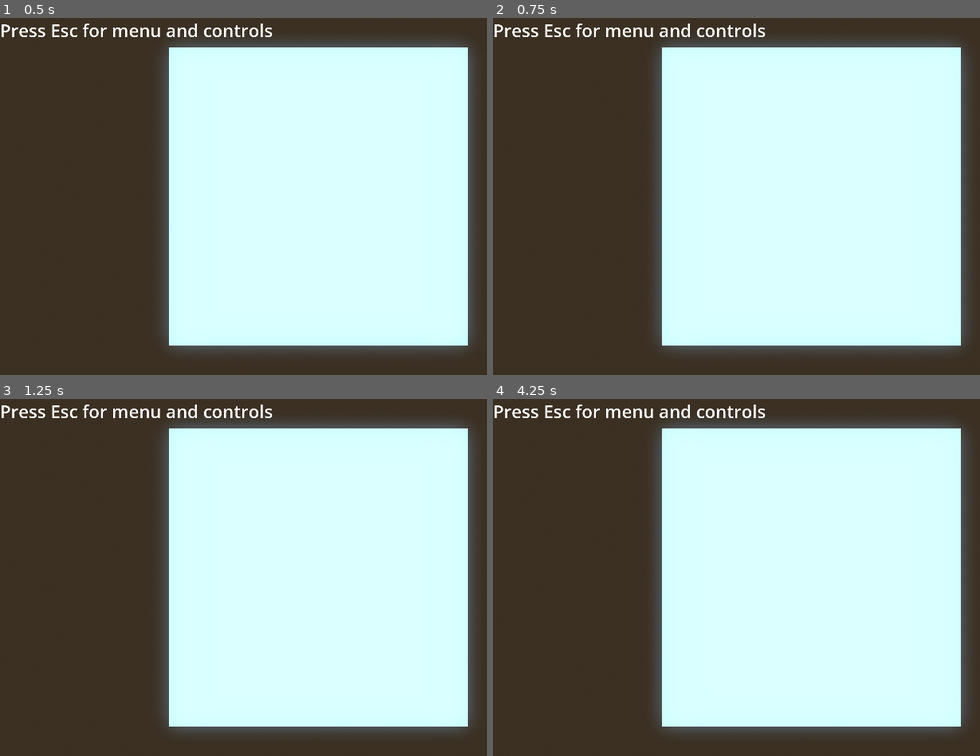
Above: before the commit, frames 1-4 (two rows, left to right).
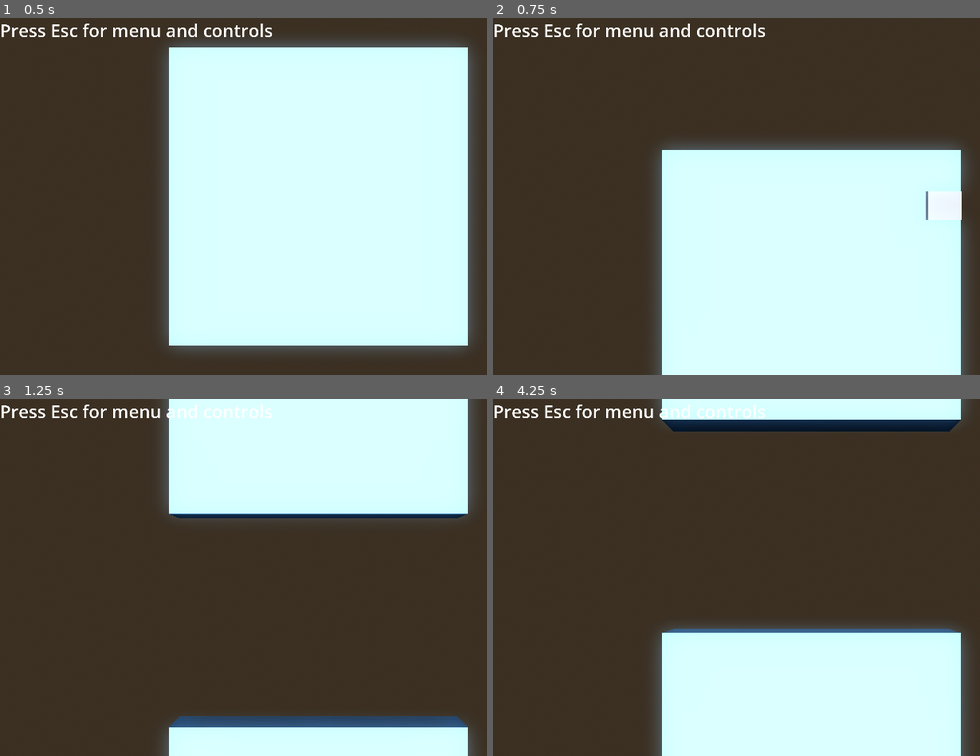
Above: after the commit, the same moments.

Repository: Qwenty228/netcentric
Game: Godot game, scene res://base_level.tscn
The game is run twice, just before and just after one commit, with the same random seed, the same clock (stepped at 60 frames per second) and the same inputs.
Inputs (mouse positions are in pixels of both pictures, inside the frame that each line leads up to):
- Up to frame 1 (0.5 s): no input
- Up to frame 2 (0.75 s): tap Enter (switch_board, bound only after the commit) at 0.5 s; move the mouse to (950, 178) at 0.52 s; tap B (build) at 0.6 s
- Up to frame 3 (1.25 s): tap Enter (switch_board, bound only after the commit) at 0.8 s
- Up to frame 4 (4.25 s): move the mouse to (682, 595) at 1.27 s; tap Enter (switch_board, bound only after the commit) at 1.35, 2.3, 3.8 s; tap B (build) at 1.55, 3.05, 3.6 s; move the mouse to (872, 498) at 2.02 s; tap 1 (boat1) at 2.1 s; move the mouse to (780, 648) at 2.77 s; tap 4 (boat4) at 2.85 s; move the mouse to (outside the picture) at 3.52 s

Frame 1 is identical in both runs. In frame 2, 25% of the frame differs, in the area x 33-98%, y 6-100%; in frame 3, 48%, in the area x 33-98%, y 0-100%; in frame 4, 47%.
Error before the commit: Cannot call method 'local_to_map' on a null value. (res://RayPickerCamera/ray_picker_camera.gd:36)

Commit message:
Opponent board

Diff:
--- a/RayPickerCamera/ray_picker_camera.gd
+++ b/RayPickerCamera/ray_picker_camera.gd
@@ -15,13 +15,7 @@
 # Called every frame. 'delta' is the elapsed time since the previous frame.
 func _process(delta: float) -> void:
 	if Input.is_action_just_pressed("build"):
-		build_mode = !build_mode
-		#get rid of temporary boats if out of build mode
-		if !build_mode:
-			if grid_map.get_cell_item(previous_cell) != 2:
-				if previous_boat!= null:
-					previous_boat.queue_free()
-					grid_map.set_cell_item(previous_cell, 0)
+		toggle_build()
 
 	var mouse_position: Vector2 = get_viewport().get_mouse_position()
 	ray_cast_3d.target_position = project_local_ray_normal(mouse_position) * 500
@@ -32,6 +26,7 @@
 
 		if collider is GridMap:
 			if build_mode:
+				print(collider)
 				var collision_point = ray_cast_3d.get_collision_point()
 				var cell = grid_map.local_to_map(collision_point)
 				var tile_position = grid_map.map_to_local(cell)
@@ -138,3 +133,11 @@
 						grid_map.set_cell_item(cell, 1)
 	else:
 		Input.set_default_cursor_shape(Input.CURSOR_ARROW)
+
+func toggle_build() -> void:
+	build_mode = !build_mode
+	if !build_mode:
+		if grid_map.get_cell_item(previous_cell) != 2:
+			if previous_boat!= null:
+				previous_boat.queue_free()
+				grid_map.set_cell_item(previous_cell, 0)
--- a/base_level.gd
+++ b/base_level.gd
@@ -1,10 +1,29 @@
 extends Node3D
 @onready var menu_screen: Control = $MenuScreen
-@onready var grid_map: GridMap = $GridMap
+@onready var player_map: GridMap = $PlayerBoard/GridMap
+@onready var opponent_grid_map: GridMap = $OppBoard/OpponentGridMap
+@onready var animation_player: AnimationPlayer = $AnimationPlayer
+@onready var ray_picker_camera: Camera3D = $RayPickerCamera
+
+var player_board := true
 
 func _ready() -> void:
 	menu_screen.visible = false
+	ray_picker_camera.grid_map = player_map
 
 func _process(delta: float) -> void:
 	if Input.is_action_just_pressed("menu"):
 		menu_screen.visible = !menu_screen.visible
+
+	if Input.is_action_just_pressed("switch_board"):
+		if player_board:
+			animation_player.play("opp_board")
+			ray_picker_camera.grid_map = opponent_grid_map
+			if ray_picker_camera.build_mode:
+				ray_picker_camera.toggle_build()
+			player_board = !player_board
+		else:
+			animation_player.play("player_board")
+			ray_picker_camera.grid_map = player_map
+			ray_picker_camera.toggle_build()
+			player_board = !player_board
--- a/base_level.tscn
+++ b/base_level.tscn
@@ -38,6 +38,86 @@
 [sub_resource type="LabelSettings" id="LabelSettings_h15kj"]
 font_size = 64
 
+[sub_resource type="Animation" id="Animation_ehr2a"]
+resource_name = "opp_board"
+tracks/0/type = "value"
+tracks/0/imported = false
+tracks/0/enabled = true
+tracks/0/path = NodePath("RayPickerCamera:position")
+tracks/0/interp = 1
+tracks/0/loop_wrap = true
+tracks/0/keys = {
+"times": PackedFloat32Array(0, 1),
+"transitions": PackedFloat32Array(1, 1),
+"update": 0,
+"values": [Vector3(0, 25, 0.02), Vector3(0, 25, -55)]
+}
+
+[sub_resource type="Animation" id="Animation_apf86"]
+length = 0.001
+tracks/0/type = "value"
+tracks/0/imported = false
+tracks/0/enabled = true
+tracks/0/path = NodePath("RayPickerCamera:position")
+tracks/0/interp = 1
+tracks/0/loop_wrap = true
+tracks/0/keys = {
+"times": PackedFloat32Array(0),
+"transitions": PackedFloat32Array(1),
+"update": 0,
+"values": [Vector3(0, 25, 0.02)]
+}
+tracks/1/type = "value"
+tracks/1/imported = false
+tracks/1/enabled = true
+tracks/1/path = NodePath("RayPickerCamera:rotation")
+tracks/1/interp = 1
+tracks/1/loop_wrap = true
+tracks/1/keys = {
+"times": PackedFloat32Array(0),
+"transitions": PackedFloat32Array(1),
+"update": 0,
+"values": [Vector3(-1.5708, 0, 0)]
+}
+
+[sub_resource type="Animation" id="Animation_kaejt"]
+resource_name = "player_board"
+tracks/0/type = "value"
+tracks/0/imported = false
+tracks/0/enabled = true
+tracks/0/path = NodePath("RayPickerCamera:position")
+tracks/0/interp = 1
+tracks/0/loop_wrap = true
+tracks/0/keys = {
+"times": PackedFloat32Array(0, 1),
+"transitions": PackedFloat32Array(1, 1),
+"update": 0,
+"values": [Vector3(0, 25, -55), Vector3(0, 25, 0)]
+}
+
+[sub_resource type="Animation" id="Animation_swi78"]
+resource_name = "test"
+tracks/0/type = "value"
+tracks/0/imported = false
+tracks/0/enabled = true
+tracks/0/path = NodePath("RayPickerCamera:rotation")
+tracks/0/interp = 1
+tracks/0/loop_wrap = true
+tracks/0/keys = {
+"times": PackedFloat32Array(0, 1),
+"transitions": PackedFloat32Array(1, 1),
+"update": 0,
+"values": [Vector3(-1.5708, 0, 0), Vector3(-1.5708, 3.14159, 0)]
+}
+
+[sub_resource type="AnimationLibrary" id="AnimationLibrary_mdmkk"]
+_data = {
+"RESET": SubResource("Animation_apf86"),
+"opp_board": SubResource("Animation_ehr2a"),
+"player_board": SubResource("Animation_kaejt"),
+"test": SubResource("Animation_swi78")
+}
+
 [node name="BaseLevel" type="Node3D"]
 script = ExtResource("1_i2ccr")
 
@@ -48,21 +128,26 @@
 transform = Transform3D(-0.866025, -0.433013, 0.25, 0, 0.5, 0.866025, -0.5, 0.75, -0.433013, 0, 0, 0)
 shadow_enabled = true
 
-[node name="Ground" type="CSGBox3D" parent="."]
+[node name="PlayerBoard" type="Node3D" parent="."]
+
+[node name="Ground" type="CSGBox3D" parent="PlayerBoard"]
 transform = Transform3D(1, 0, 0, 0, 1, 0, 0, 0, 1, 0, -0.962034, 0)
 use_collision = true
 size = Vector3(32, 2, 32)
 material = SubResource("StandardMaterial3D_mgmue")
 
-[node name="GridMap" parent="." instance=ExtResource("3_1ohpt")]
-
-[node name="Ground2" type="CSGBox3D" parent="."]
+[node name="GridMap" parent="PlayerBoard" instance=ExtResource("3_1ohpt")]
+
+[node name="OppBoard" type="Node3D" parent="."]
+transform = Transform3D(1, 0, 0, 0, 1, 0, 0, 0, 1, 0, 0, -110.933)
+
+[node name="Ground2" type="CSGBox3D" parent="OppBoard"]
 transform = Transform3D(1, 0, 0, 0, 1, 0, 0, 0, 1, 0, -0.962034, 56.0203)
 use_collision = true
 size = Vector3(32, 2, 32)
 material = SubResource("StandardMaterial3D_mgmue")
 
-[node name="OpponentGridMap" parent="." instance=ExtResource("3_1ohpt")]
+[node name="OpponentGridMap" parent="OppBoard" instance=ExtResource("3_1ohpt")]
 transform = Transform3D(1, 0, 0, 0, 1, 0, 0, 0, 1, 0, 0, 56.0203)
 
 [node name="BoatManager" type="Node3D" parent="."]
@@ -72,7 +157,7 @@
 
 [node name="RayPickerCamera" parent="." node_paths=PackedStringArray("grid_map", "boat_manager") instance=ExtResource("1_o0cxu")]
 transform = Transform3D(1, 0, 0, 0, -4.37114e-08, 1, 0, -1, -4.37114e-08, 0, 25, 0.02)
-grid_map = NodePath("")
+grid_map = NodePath("../PlayerBoard/GridMap")
 boat_manager = NodePath("../BoatManager")
 
 [node name="MenuScreen" type="Control" parent="."]
@@ -131,3 +216,8 @@
 offset_bottom = 23.0
 text = "Press Esc for menu and controls"
 label_settings = SubResource("LabelSettings_h15kj")
+
+[node name="AnimationPlayer" type="AnimationPlayer" parent="."]
+libraries = {
+"": SubResource("AnimationLibrary_mdmkk")
+}
--- a/project.godot
+++ b/project.godot
@@ -62,3 +62,8 @@
 "events": [Object(InputEventKey,"resource_local_to_scene":false,"resource_name":"","device":-1,"window_id":0,"alt_press …(195 unchanged characters)…
 ]
 }
+switch_board={
+"deadzone": 0.5,
+"events": [Object(InputEventKey,"resource_local_to_scene":false,"resource_name":"","device":-1,"window_id":0,"alt_pressed":false,"shift_pressed":false,"ctrl_pressed":false,"meta_pressed":false,"pressed":false,"keycode":0,"physical_keycode":4194309,"key_label":0,"unicode":0,"location":0,"echo":false,"script":null)
+]
+}
Not shown: 6 places in MeshLibaries/SpaceLibrary.tres that only renumber resources
Not shown: 1 places in base_level.tscn that only renumber resources
